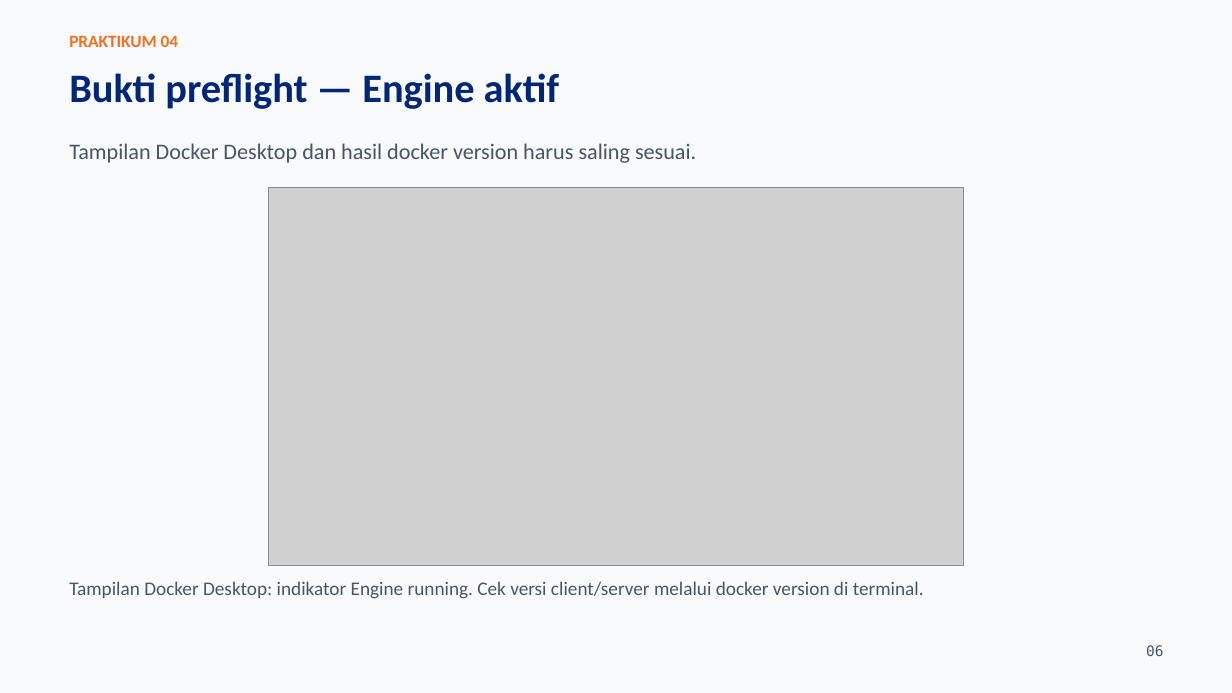
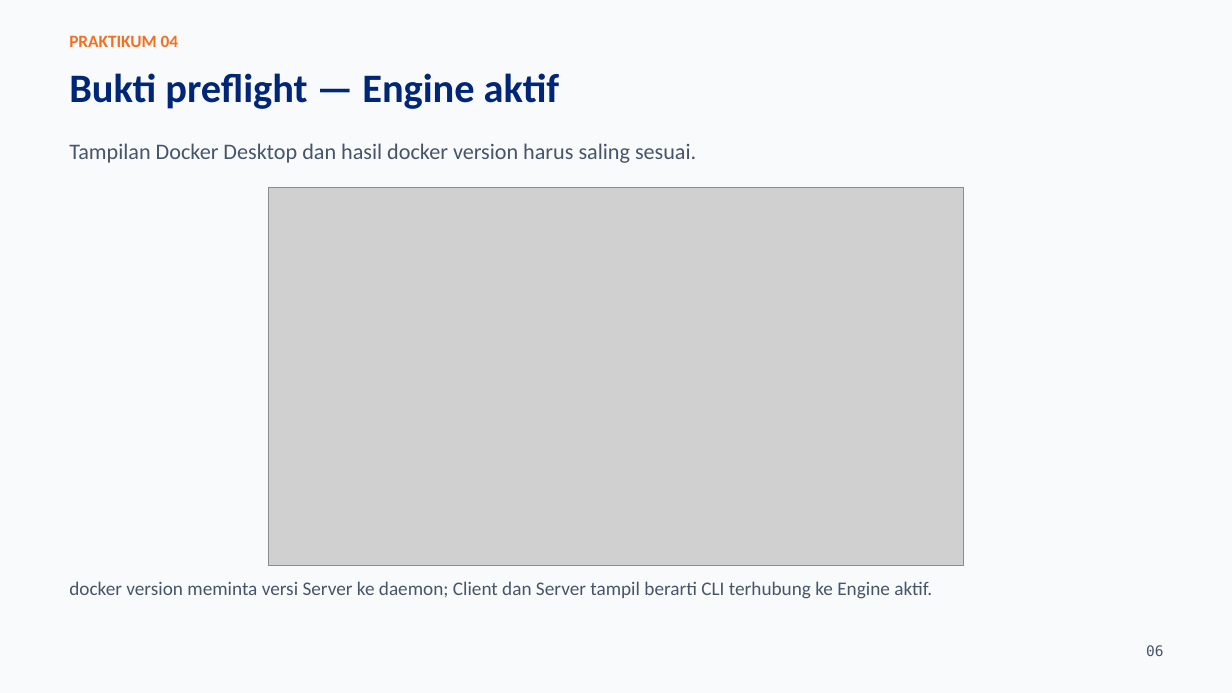
Before and after one commit to SeedFlora/meet4CloudService, a slide deck: slide 6 of slides/LAB04_Docker_Lifecycle_Praktikum.pptx. Drawn at 1232x693 pixels with LibreOffice and Linux fonts; fonts in the diff are those of the drawing; grey boxes stand for pictures. Boxes give left, top, right and bottom in pixels: in the first picture for what was removed or moved away, otherwise in the second. Text is boxed around its words. In the diff, an @@ line names an element or a change of style, - is before the commit and + after.

Commit message:
Explain Docker operations on Lab 04 evidence slides

```diff
--- a/slides/LAB04_Docker_Lifecycle_Praktikum.pptx
+++ b/slides/LAB04_Docker_Lifecycle_Praktikum.pptx
@@ text at box(69, 581, 932, 599): text changed @@
-Tampilan Docker Desktop: indikator Engine running. Cek versi client/server melalui docker version di terminal.
+docker version meminta versi Server ke daemon; Client dan Server tampil berarti CLI terhubung ke Engine aktif.
```
Also in this commit, not shown: 7 other slides changed.
